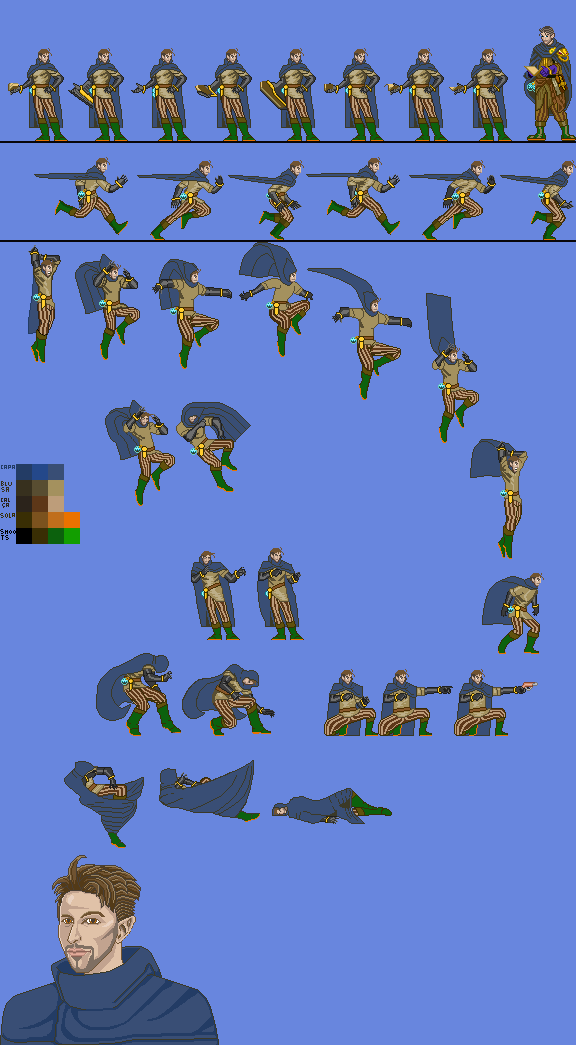
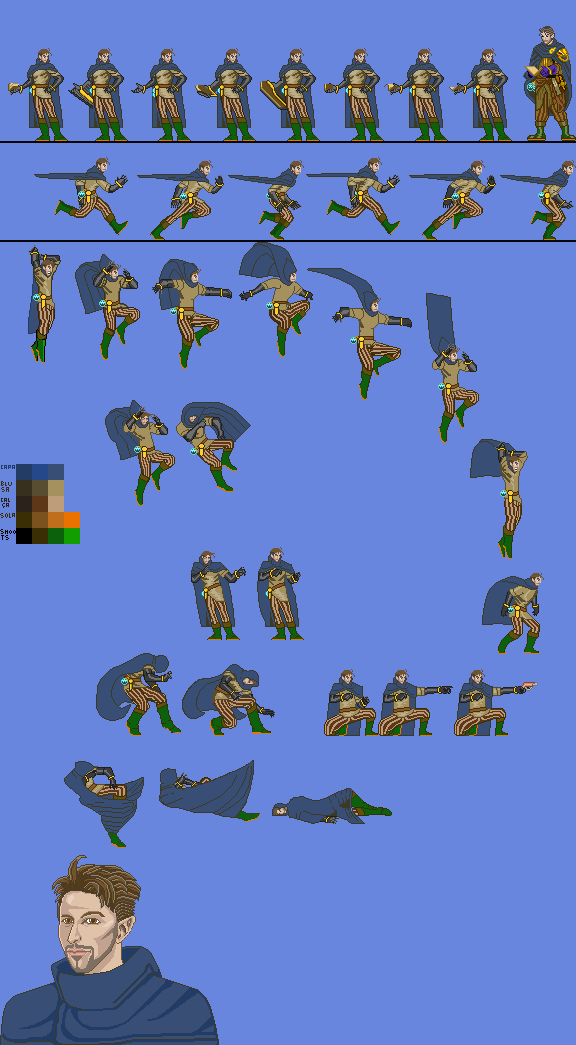
The second w=576, h=1045 image is a revision of the first. Changes to its layers:
painted on "Jump" over [31, 330, 48, 362]
